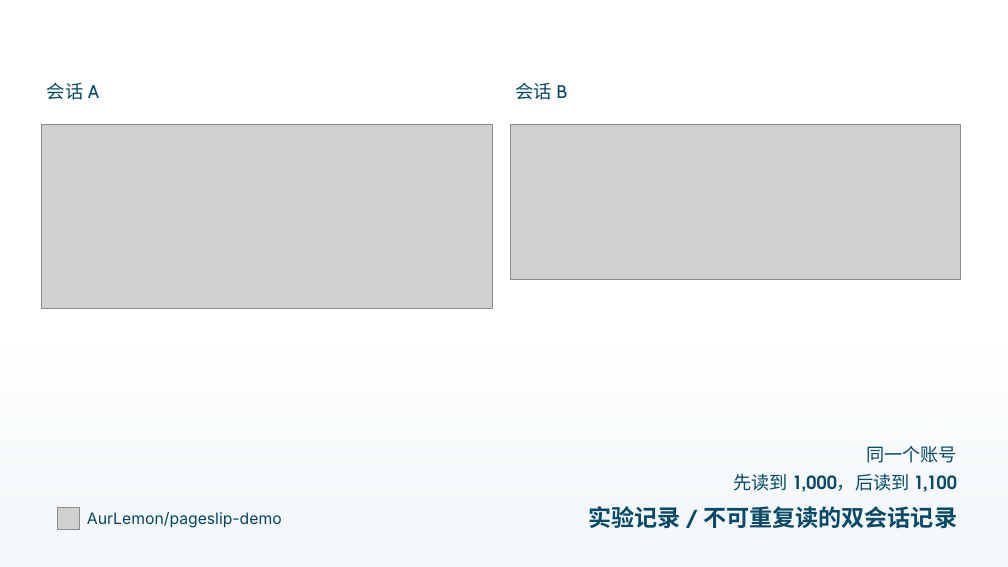
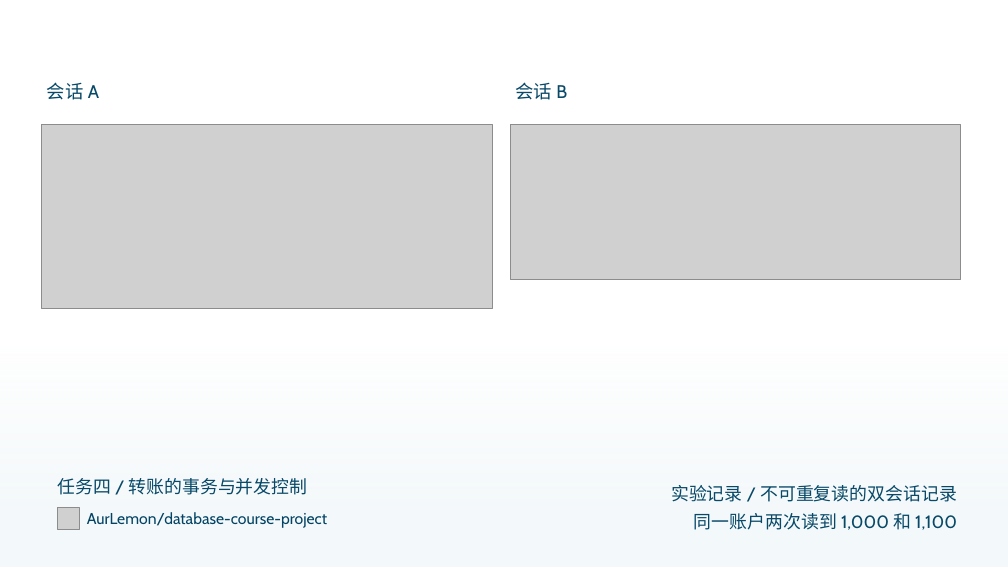
Before and after one commit to AurLemon/pageslip-demo, a slide deck: slide 19 of presentations/task-4-transactions.pptx. Drawn at 1008x567 pixels with LibreOffice and Linux fonts; fonts in the diff are those of the drawing; grey boxes stand for pictures. Boxes give left, top, right and bottom in pixels: in the first picture for what was removed or moved away, otherwise in the second. Text is boxed around its words. In the diff, an @@ line names an element or a change of style, - is before the commit and + after.

```diff
--- a/presentations/task-4-transactions.pptx
+++ b/presentations/task-4-transactions.pptx
@@ text removed at [866,446,957,463] @@
-同一个账号
@@ text added at [57,478,308,495], 17 pt, text #084968 @@
+任务四 / 转账的事务与并发控制
@@ text "实验记录 / 不可重复读的双会话记录": place and size @@
-text "实验记录 / 不可重复读的双会话记录" at [588,506,957,528]
+text "实验记录 / 不可重复读的双会话记录" at [671,485,957,502]
@@ text "实验记录 / 不可重复读的双会话记录" at [671,485,957,502]: size 22 to 17 pt, bold off @@
@@ text at [87,512,327,528]: text changed; font Inter to Cabin @@
-AurLemon/pageslip-demo
+AurLemon/database-course-project
@@ text at [694,513,957,530]: text changed; size 17.3 to 17 pt; font TeX Gyre Adventor to Cabin; bold off @@
-先读到 1,000，后读到 1,100
+同一账户两次读到 1,000 和 1,100
```
Also in this commit, not shown: 21 other slides changed, 2 other files.
